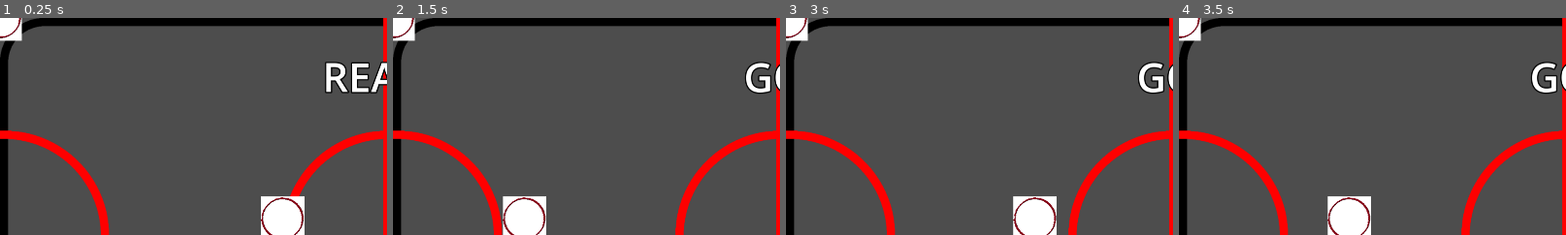
Above: before the commit, frames 1-4 (left to right).
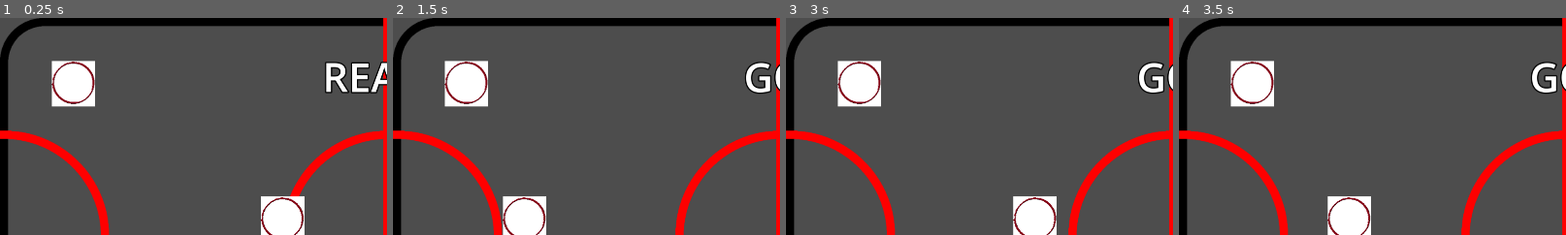
Above: after the commit, the same moments.

Repository: SingleArity/CoffeeTableAirHockey
Game: Godot game, scene res://Scenes/Game.tscn
The game is run twice, just before and just after one commit, with the same random seed, the same clock (stepped at 60 frames per second) and the same inputs.
Inputs:
- Up to frame 1 (0.25 s): no input
- Up to frame 2 (1.5 s): tap Enter (ui_accept) at 0.5, 0.77 s; hold D (move_right) 0.53-1.28 s; hold S (move_down) from 1.28 s (still down)
- Up to frame 3 (3 s): tap Enter (ui_accept) at 1.52, 2.75 s; release S (move_down) at 2.03 s; hold D (move_right) 2.03-2.78 s; hold W (move_up) from 2.78 s (still down)
- Up to frame 4 (3.5 s): keep holding W (move_up); tap Enter (ui_accept) at 3.02 s
The pictures show only the part of the screen within x 0-50%, y 0-50%; the shares and areas given below are measured in that part.

The runs differ from the first frame. In frame 1, 3.0% of the frame differs, in the area x 0-25%, y 0-42%; in frame 2, 3.0%; in frame 3, 3.0%; in frame 4, 3.0%.

Commit message:
Resolving merge conflicts

Diff:
--- a/Scenes/Game.tscn
+++ b/Scenes/Game.tscn
@@ -107,7 +107,6 @@
 position = Vector2(1940, 542)
 shape = SubResource("RectangleShape2D_denrl")
 
-
 [node name="CollisionShape2D4" type="CollisionShape2D" parent="Table/StaticBody2D"]
 position = Vector2(-28.5, 529)
 shape = SubResource("RectangleShape2D_denrl")
@@ -133,8 +132,7 @@
 label_settings = SubResource("LabelSettings_0wjtg")
 horizontal_alignment = 1
 
-[node name="
-" type="AnimatableBody2D" parent="."]
+[node name="Mallet_P1" type="AnimatableBody2D" parent="."]
 position = Vector2(182, 163)
 script = ExtResource("4_ru7yk")
 
Not shown: 1 places in Scenes/Game.tscn that only renumber resources
